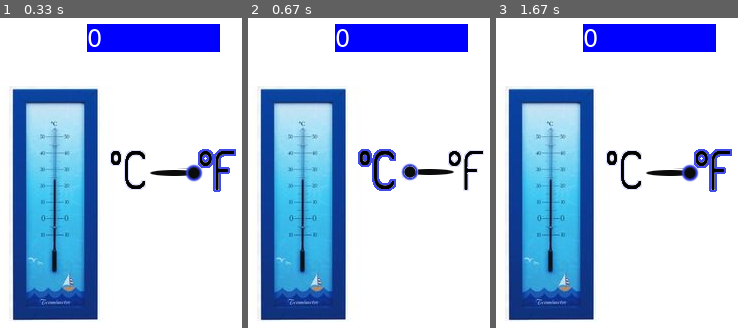
Above: before the commit, frames 1-3 (left to right).
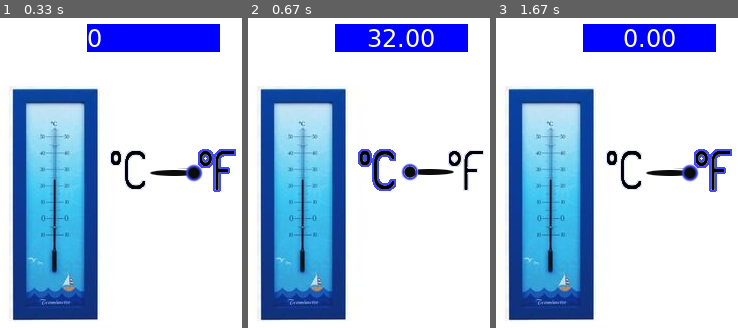
Above: after the commit, the same moments.

Repository: Silzhar/programacion_moderna_python
Game: pygame game, started from termometroPygame/main.py
Same seed, same stepped clock (60 frames per second), same inputs: the game is played once before the commit and once after it.
Inputs (mouse positions are in pixels of both pictures, inside the frame that each line leads up to):
- Up to frame 1 (0.33 s): no input
- Up to frame 2 (0.67 s): click (369, 173) at 0.38 s
- Up to frame 3 (1.67 s): click (619, 200) at 0.72 s; click (527, 111) at 1.05 s; click (723, 318) at 1.38 s

Frame 1 is identical in both runs. In frame 2, 0.8% of the frame differs, in the area x 36-77%, y 3-10%; in frame 3, 0.7%.

Commit message:
commit 5 actualizado

Diff:
--- /dev/null
+++ b/aclaraciones/objetos_clases.py
@@ -0,0 +1,21 @@
+class Objeto():
+    __atributoPrivado = None
+    atributoPublico = None
+
+    def __init__(self):  # constructor oblogatorio para clases
+        self.__atributoPrivado = 0
+        self.atributoPublico = 14
+
+# para acceder al atributo privado :
+
+    def getAtributoPrivado(self):         # getter
+        return self.__atributoPrivado
+
+    def setAtributoprivado(self, valor):  # setter
+        self.__atributoPrivado = valor
+
+    def atributoPrivado(self, valor=None):  # unir getter y setter
+        if valor == None:
+            return self.__atributoPrivado
+        else:
+            self.__atributoPrivado = valor
--- a/termometroPygame/main.py
+++ b/termometroPygame/main.py
@@ -9,7 +9,7 @@
         resultado = 0
         if toUnidad == 'F':
             resultado = grados * 9/5 + 32
-        elif toUnidad == ' C':
+        elif toUnidad == 'C':
             resultado = (grados - 32) * 5/9
         else:
             resultado = grados
@@ -43,7 +43,7 @@
         return self.__tipoUnidad
 
 
-class NumberInput():
+class NumberInput():  #  "__atributos privados "
     __value = 0
     __strValue = ""  # para pasar valor a cadena y renderizar
     __position = [0, 0]
@@ -98,7 +98,7 @@
         else:
             val = str(val)
             try:
-                self.__value = int(val)
+                self.__value = float(val)
                 self.__strValue = val
                 if '.' in self.__strValue:
                     self.__pointsCount = 1
@@ -192,11 +192,7 @@
                     self.__on_close()
 
                 self.entrada.on_event(event)
-                '''  entradas con mismo resultado
-                if event.type == KEYDOWN:
-                    if event.unicode in '01234567890:
-                    if event.isdigit()
-                    if event.unicode =='1' or event.unicode == '2'   '''
+
 
                 if event.type == pygame.MOUSEBUTTONDOWN:
                     self.selector.change()
